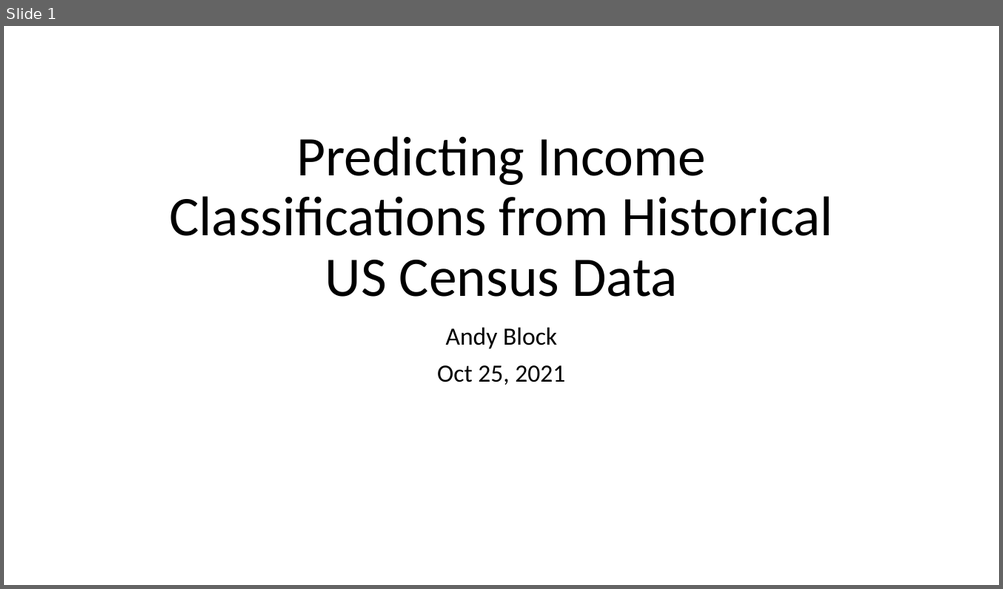
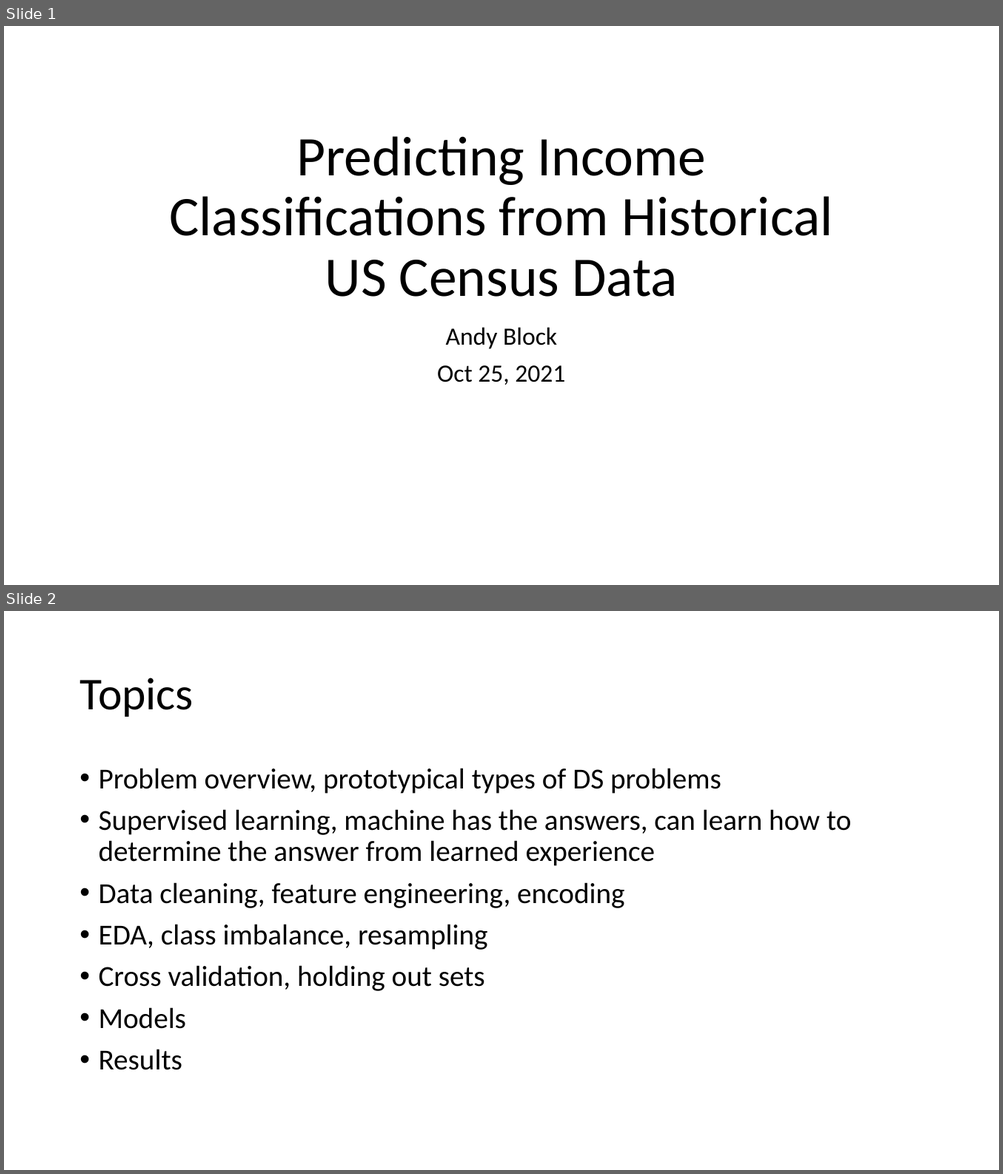
Before and after one commit to andy-j-block/census_income_predictions, a slide deck: slide_deck.pptx. Shown one above the other, each under a label of ours: slide 1 before the commit, slides 1 and 2 after it. The pictures are 1003x589 and 1003x1174 pixels, drawn with LibreOffice and Linux fonts; fonts in the diff are those of the drawing. Boxes give left, top, right and bottom in pixels: in the first picture for what was removed or moved away, otherwise in the second. Text is boxed around its words. In the diff, an @@ line names an element or a change of style, - is before the commit and + after.

Commit message:
working thru model training, need to finish nested k-fold

```diff
--- a/slide_deck.pptx
+++ b/slide_deck.pptx
@@ slide 2 added at [4, 611, 999, 1170], background #FFFFFF @@
@@ title added at [79, 678, 193, 717], 44 pt, text #000000 @@
+Topics
@@ text added at [99, 768, 851, 1071], 28 pt, text #000000 @@
+• Problem overview, prototypical types of DS problems
+• Supervised learning, machine has the answers, can learn how to determine the answer from learned experience
+• Data cleaning, feature engineering, encoding
+• EDA, class imbalance, resampling
+• Cross validation, holding out sets
+• Models
+• Results
```
Also in this commit, not shown: 1 other file.
